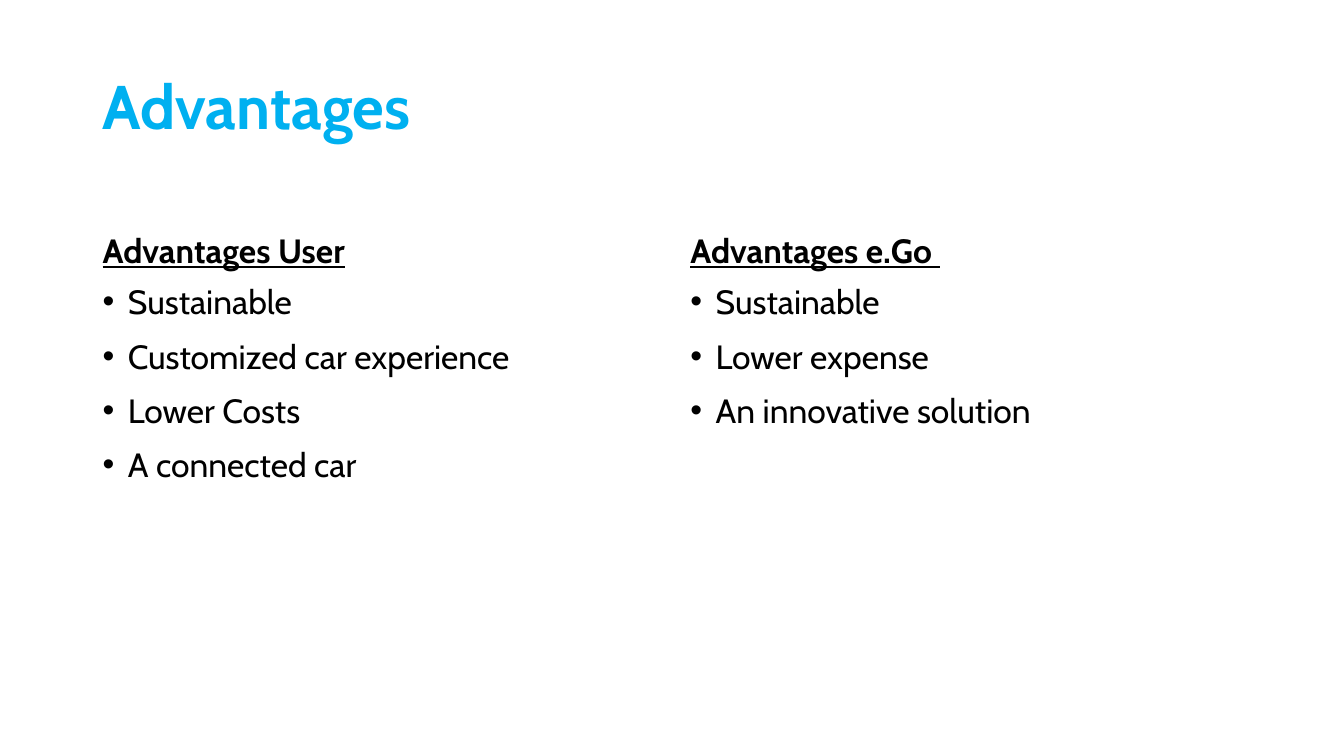
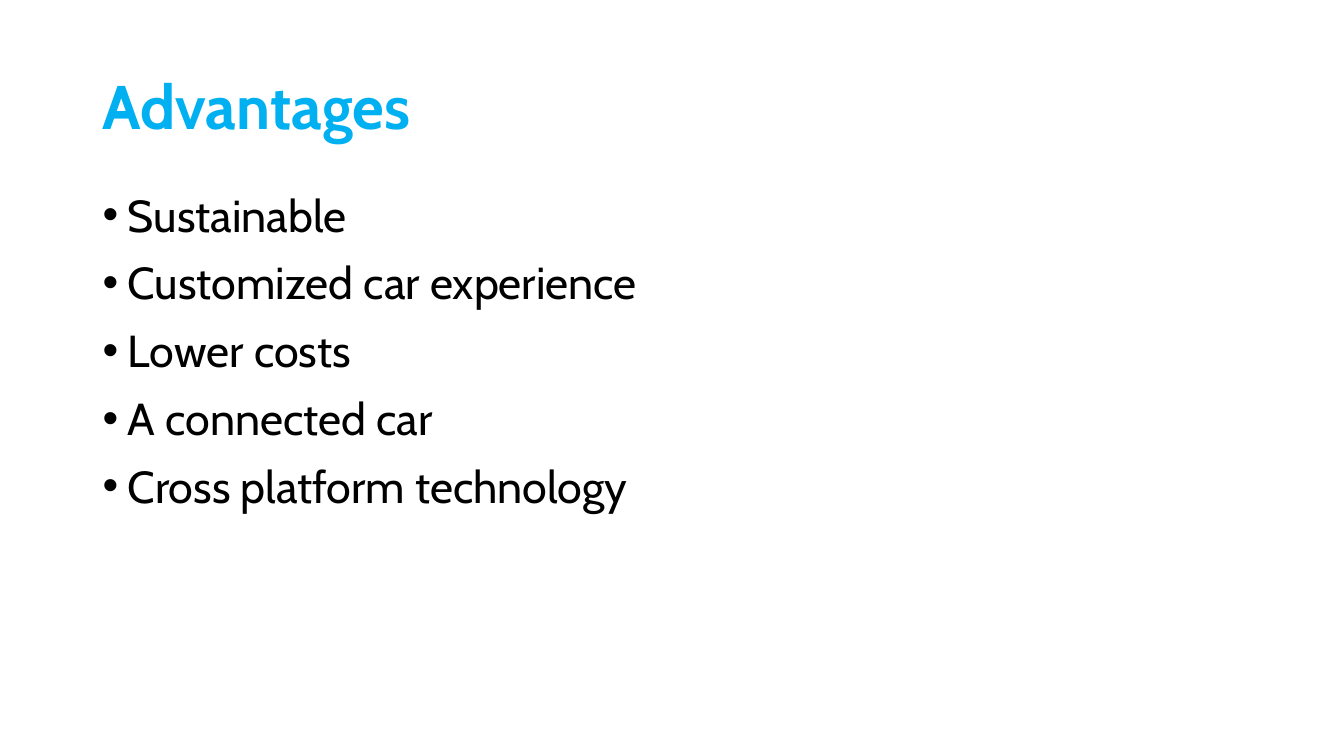
Before and after one commit to egodigital/e-go-infotainment, a slide deck: slide 6 of presentation.pptx. Drawn at 1344x756 pixels with LibreOffice and Linux fonts; fonts in the diff are those of the drawing; background and template pictures are left out. Boxes give left, top, right and bottom in pixels: in the first picture for what was removed or moved away, otherwise in the second. Text is boxed around its words. In the diff, an @@ line names an element or a change of style, - is before the commit and + after.

Commit message:
Update presentation

```diff
--- a/presentation.pptx
+++ b/presentation.pptx
@@ text "Sustainable": place and size @@
-text "Sustainable" at box(128, 288, 509, 478)
+text "Sustainable" at box(128, 198, 637, 513)
@@ text at box(128, 198, 637, 436): size 24 to 32 pt in "Sustainable", "Customized car experience", "A connected car" @@
@@ text removed at box(103, 237, 345, 271) @@
-Advantages User
@@ text removed at box(690, 237, 932, 271) @@
-Advantages e.Go
@@ text removed at box(716, 288, 1031, 424) @@
-• Sustainable
-• Lower expense
-• An innovative solution
@@ text at box(128, 335, 351, 368): text changed; size 24 to 32 pt @@
-• Lower Costs
+• Lower costs
@@ text at box(128, 469, 627, 513): paragraph added @@
+• Cross platform technology
```
Also in this commit, not shown: 1 other slide changed, 1 other file.
